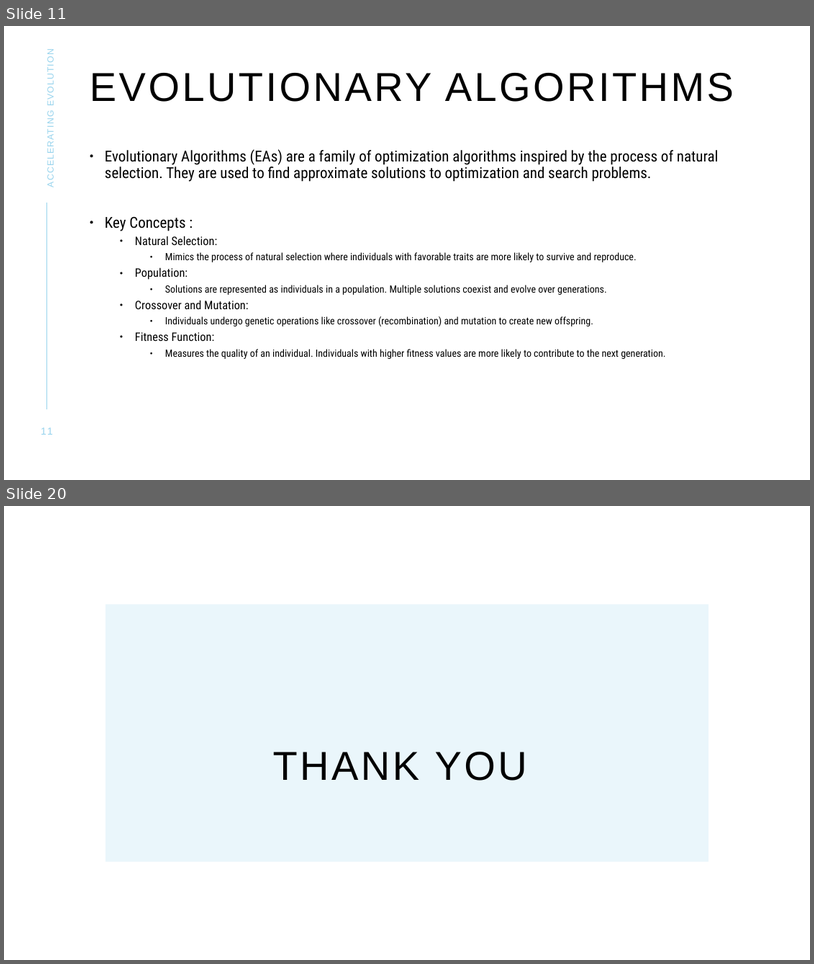
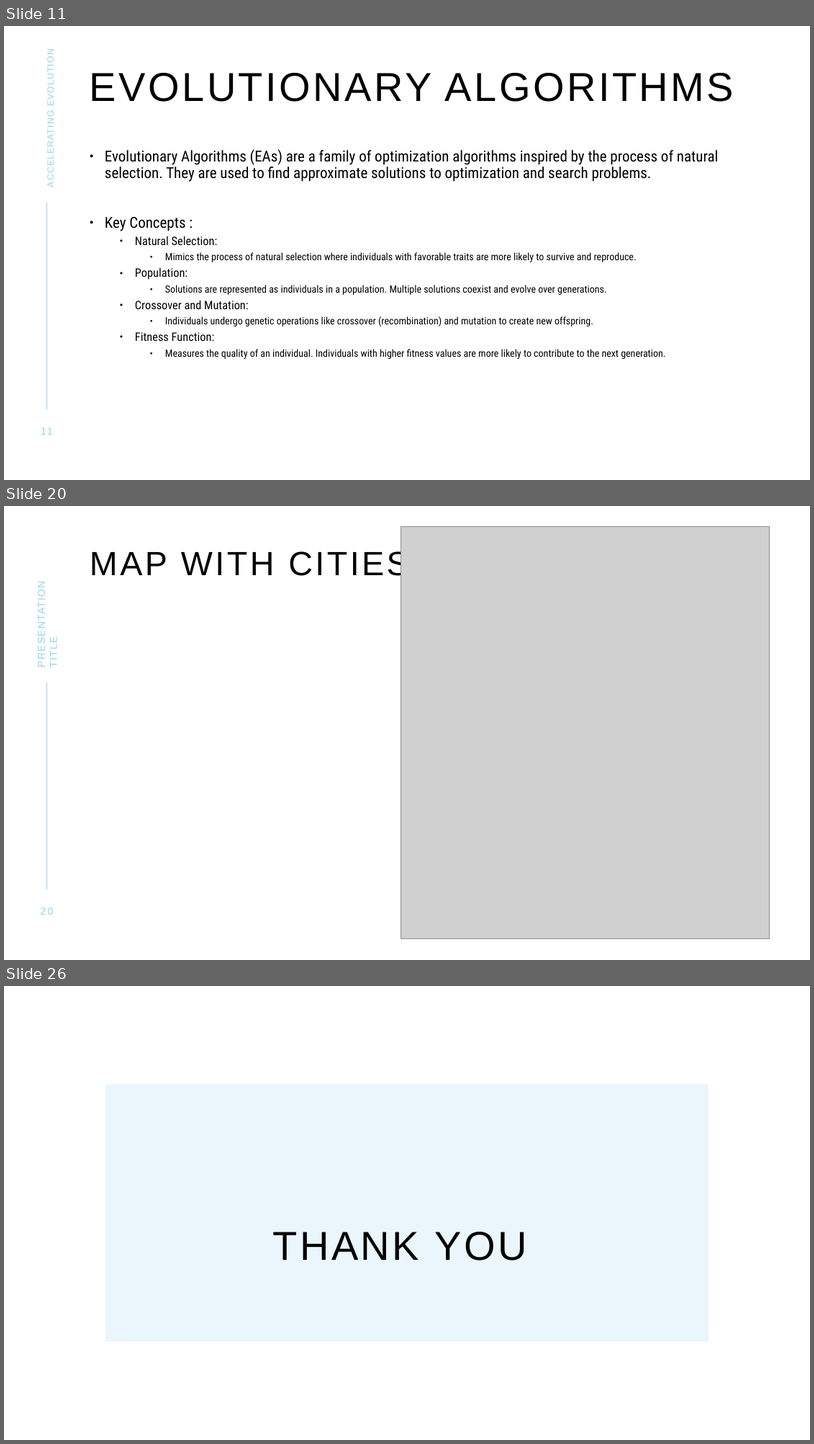
Before and after one commit to Ashirbad-Sarangi/evolutionary_algo_gpu, a slide deck: data/documents/GPU_Presentation_v2.pptx. Shown one above the other, each under a label of ours: slides 11 and 20 before the commit, slides 11, 20 and 26 after it; the slides between them are not shown. The pictures are 814x964 and 814x1444 pixels, drawn with LibreOffice and Linux fonts; fonts in the diff are those of the drawing; grey boxes stand for pictures. Boxes give left, top, right and bottom in pixels: in the first picture for what was removed or moved away, otherwise in the second. Text is boxed around its words. In the diff, an @@ line names an element or a change of style, - is before the commit and + after.

```diff
--- a/data/documents/GPU_Presentation_v2.pptx
+++ b/data/documents/GPU_Presentation_v2.pptx
@@ slide 20 added at <box>4,506,810,960</box>, background #FFFFFF; not listed: 1 template element that a slide beside it also shows @@
@@ picture added at <box>401,527,770,939</box> @@
@@ title added at <box>90,548,409,582</box>, 40 pt, text #000000 @@
+MAP WITH CITIES
@@ text added at <box>36,590,59,667</box>, 12 pt, text #96D3ED @@
+PRESENTATION TITLE
@@ page number added at <box>41,907,54,914</box>, 12 pt, text #96D3ED @@
+20
@@ what was slide 20 is now slide 26 @@
```
Also in this commit, not shown: 6 slides changed, 11 other slides added, 6 slides removed, 15 other files.
